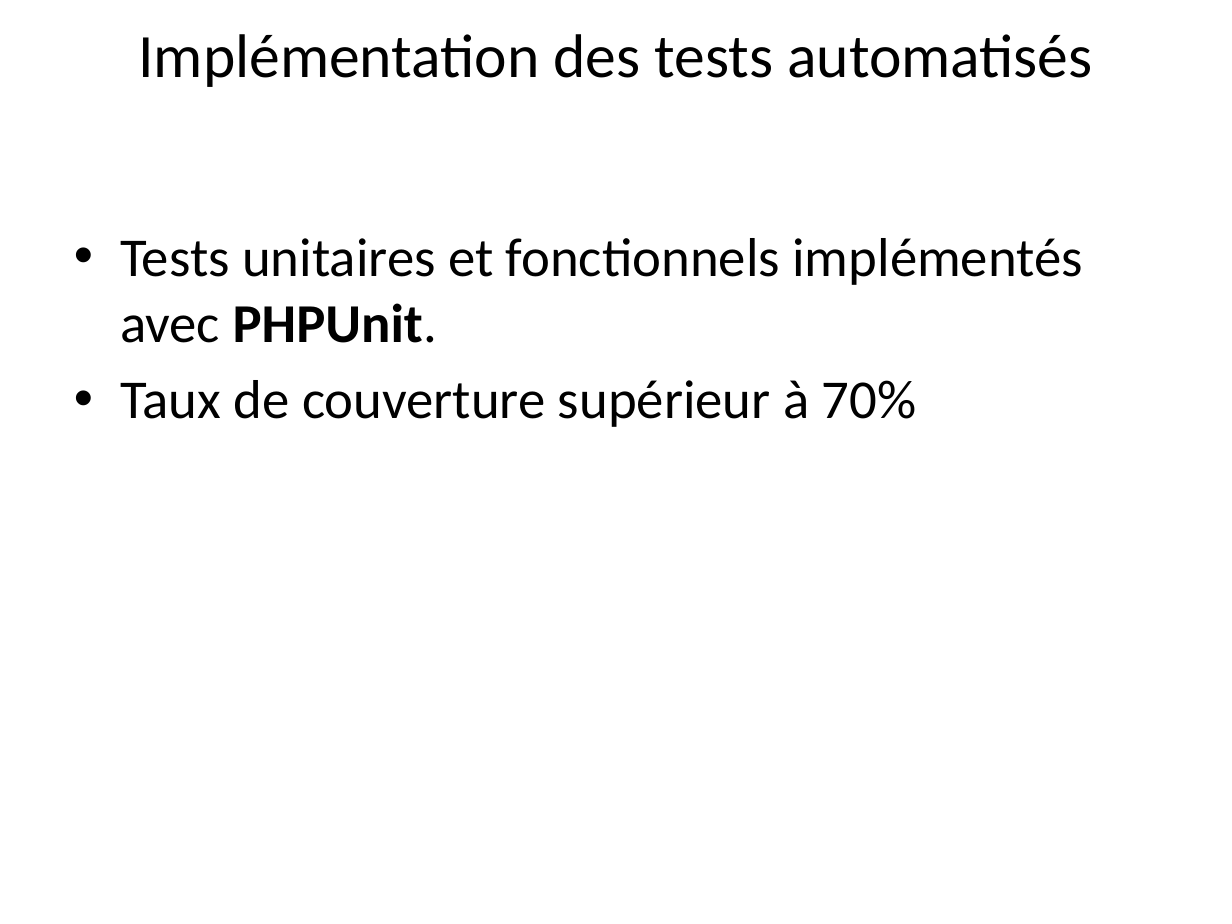
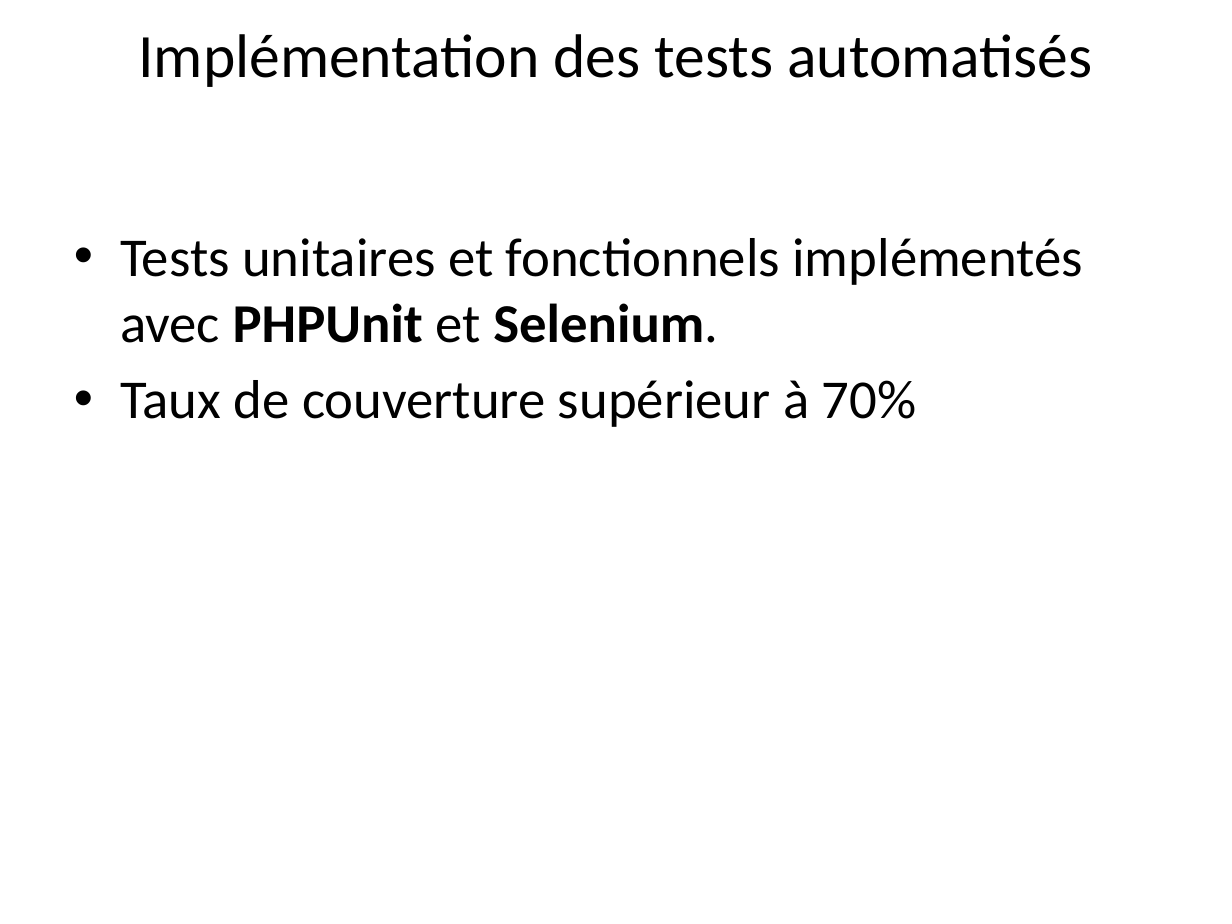
Before and after one commit to yohannzaoui/projet8_ToDo_and_Co, a slide deck: slide 4 of docs/ppt/ToDo&Co.pptx. Drawn at 1232x924 pixels with LibreOffice and Linux fonts; fonts in the diff are those of the drawing. Boxes give left, top, right and bottom in pixels: in the first picture for what was removed or moved away, otherwise in the second. Text is boxed around its words. In the diff, an @@ line names an element or a change of style, - is before the commit and + after.

```diff
--- a/docs/ppt/ToDo&Co.pptx
+++ b/docs/ppt/ToDo&Co.pptx
@@ text at (120,238,1083,343): text changed @@
-• Tests unitaires et fonctionnels implémentés avec PHPUnit.
+• Tests unitaires et fonctionnels implémentés avec PHPUnit et Selenium.
```
Also in this commit, not shown: 1 other slide changed.
